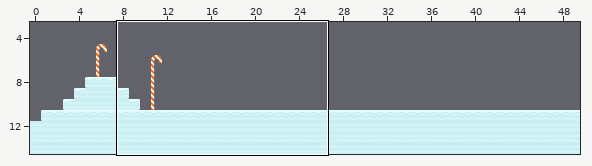
One commit to this Tiled map: public/assets/game.tmx. The first picture is a wide view before the edit; the outline marks the close-up.
Close-up. Before:
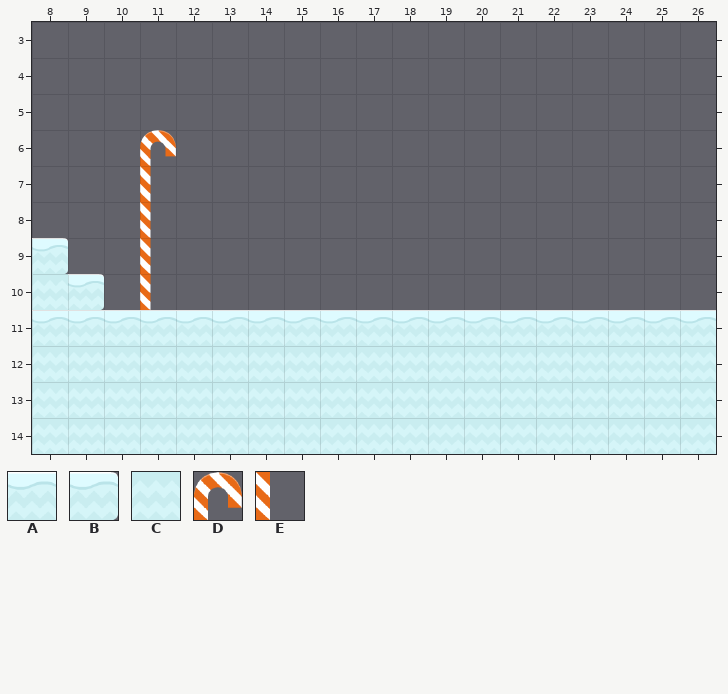
Cells are 70x70 px. Shown: x 8..26, y 3..14. The commit also changed other parts of the map, which this record leaves out.
Key: from "iceworld": A 3, B 4, C 16, D 63, E 64.
_ is an empty cell.
Layer "ground" before, first column x 8:
 3 ___________________
 4 ___________________
 5 ___________________
 6 ___D_______________
 7 ___E_______________
 8 ___E_______________
 9 B__E_______________
10 CB_E_______________
11 AAAAAAAAAAAAAAAAAAA
12 CCCCCCCCCCCCCCCCCCC
13 CCCCCCCCCCCCCCCCCCC
14 CCCCCCCCCCCCCCCCCCC
The same view after the edit:
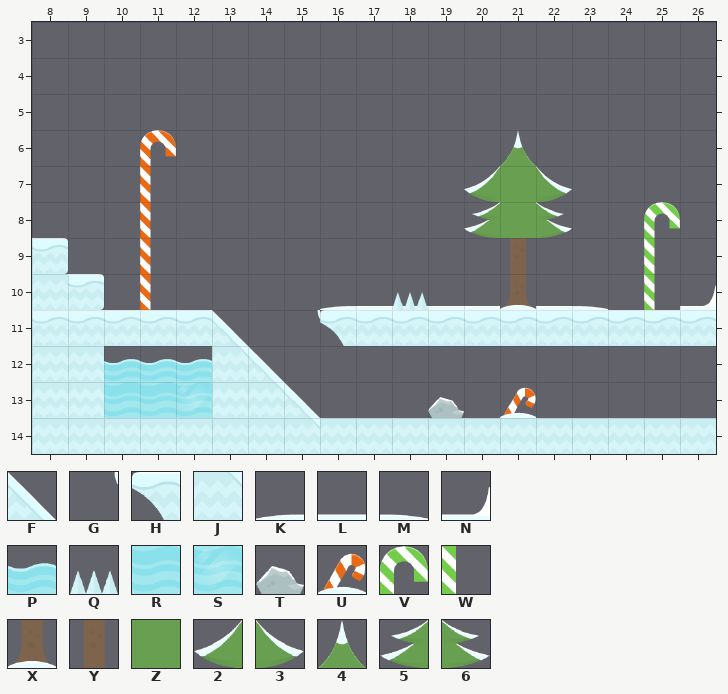
Further tiles: from "iceworld": F 6, G 14, H 15, J 20, K 29, L 30, M 31, N 34, P 36, Q 45, R 49, S 50, T 60, U 65, V 67, W 68, X 72, Y 73, Z 79, 2 81, 3 82, 4 84, 5 95, 6 96.
Tiles of an added or newly shown layer are drawn over the layers below it.
The edit:
Changed rows in their new state; . is an unchanged cell.
Layer "ground":
first column x 10:
 6 ...........4.....
 7 ..........2Z3....
 8 ..........5Z6..V.
 9 ...........Y...W.
10 ......KLLLLXLM.WN
11 ...F_GH..........
12 PPPJF____________
13 RRS.JF___T_U_____
14 .....J...........
Layer "obstacles" (added):
first column x 18:
10 Q
Changed places in both close-ups, as pixel boxes (x1, y1, x2, y2):
changed: (104, 130, 716, 429)
